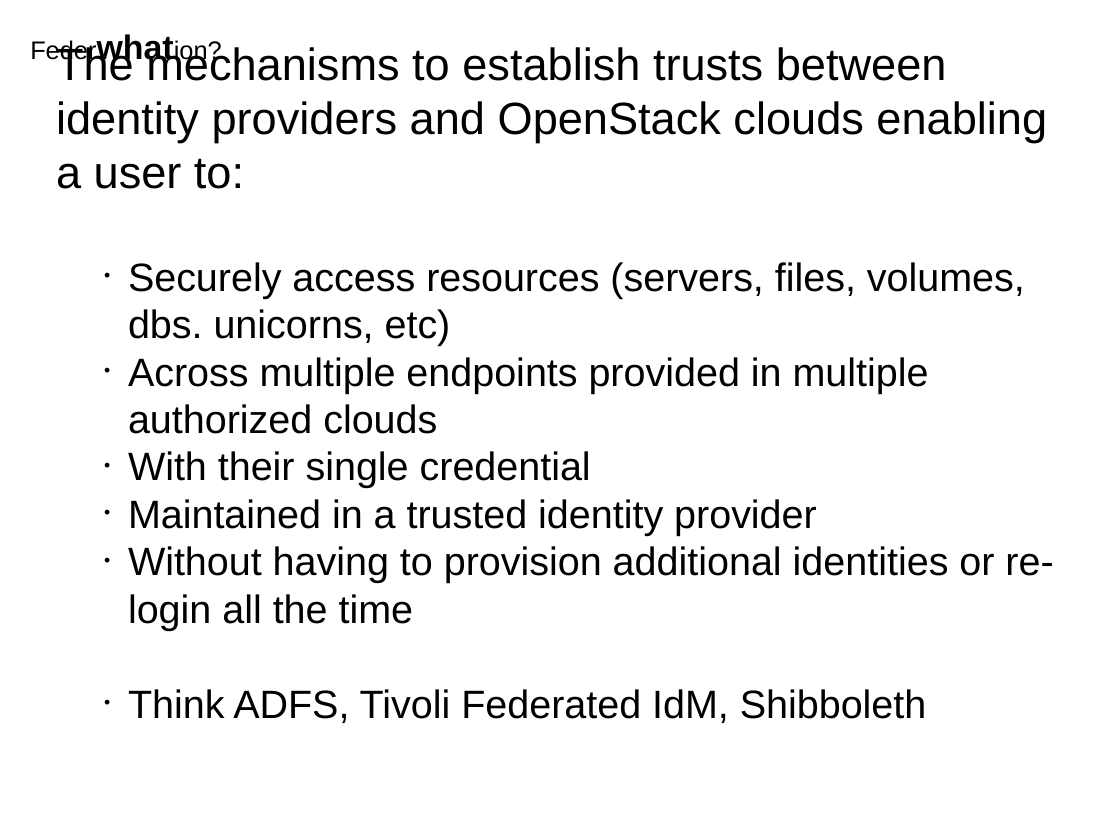
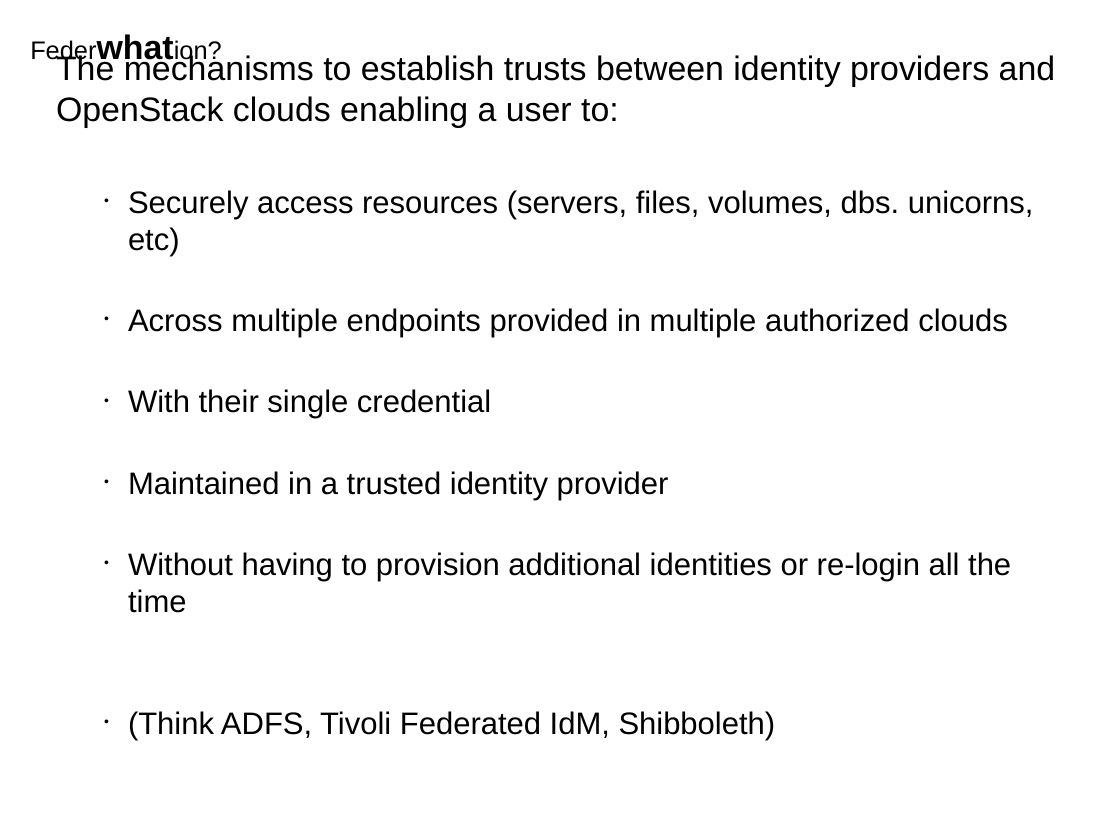
Before and after one commit to joesavak/OpenStackFederation, a slide deck: slide 4 of os-federation.odp (slide 3 before the commit). Drawn at 1120x840 pixels with LibreOffice and Linux fonts; fonts in the diff are those of the drawing. Boxes give left, top, right and bottom in pixels: in the first picture for what was removed or moved away, otherwise in the second. Text is boxed around its words. In the diff, an @@ line names an element or a change of style, - is before the commit and + after.

Commit message:
ever notice that commit messages get smaller and smaller over time?

```diff
--- a/os-federation.odp
+++ b/os-federation.odp
@@ text at (56,55,1034,613): size 32 to 24 pt in "The mechanisms to establish trusts between identity ..."; size 28 to 22 pt in "Securely access resources (servers, files, volumes, dbs. ...", "Across multiple endpoints provided in multiple authorized ...", "With their single credential", "Maintained in a trusted identity provider" and 1 more places @@
@@ text "The mechanisms to establish trusts ...": place and size @@
-text "The mechanisms to establish trusts ..." at (56,44,1053,723)
+text "The mechanisms to establish trusts ..." at (56,55,1034,741)
@@ text at (128,711,776,741): text changed; size 28 to 22 pt @@
-    • Think ADFS, Tivoli Federated IdM, Shibboleth
+    • (Think ADFS, Tivoli Federated IdM, Shibboleth)
```
Also in this commit, not shown: 5 other slides changed, 1 slide added.
